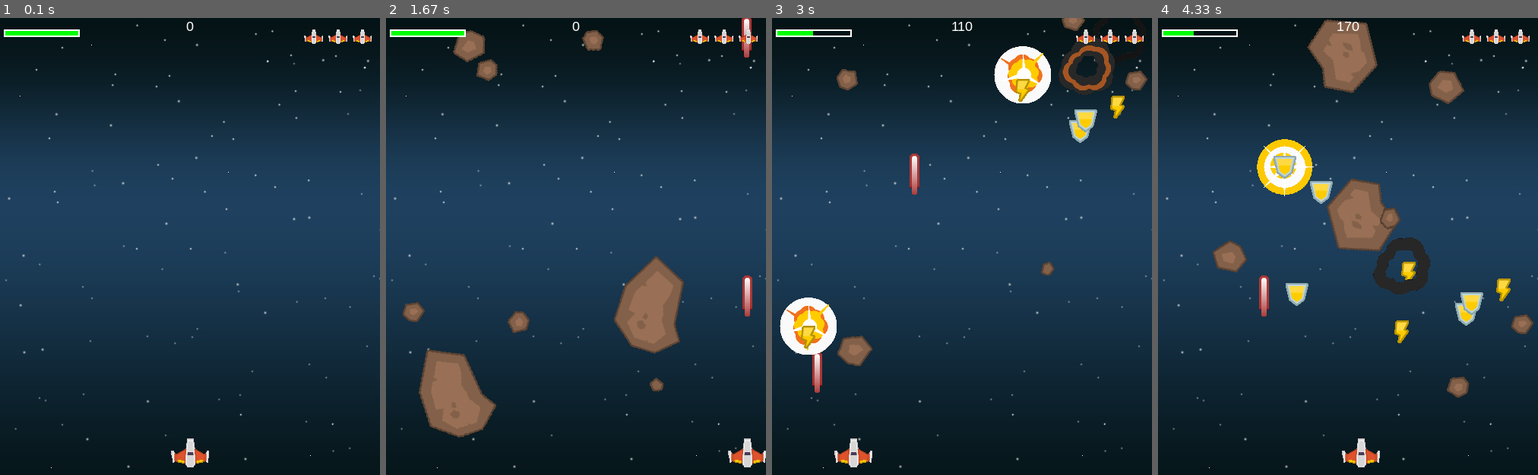
Above: before the commit, frames 1-4 (left to right).
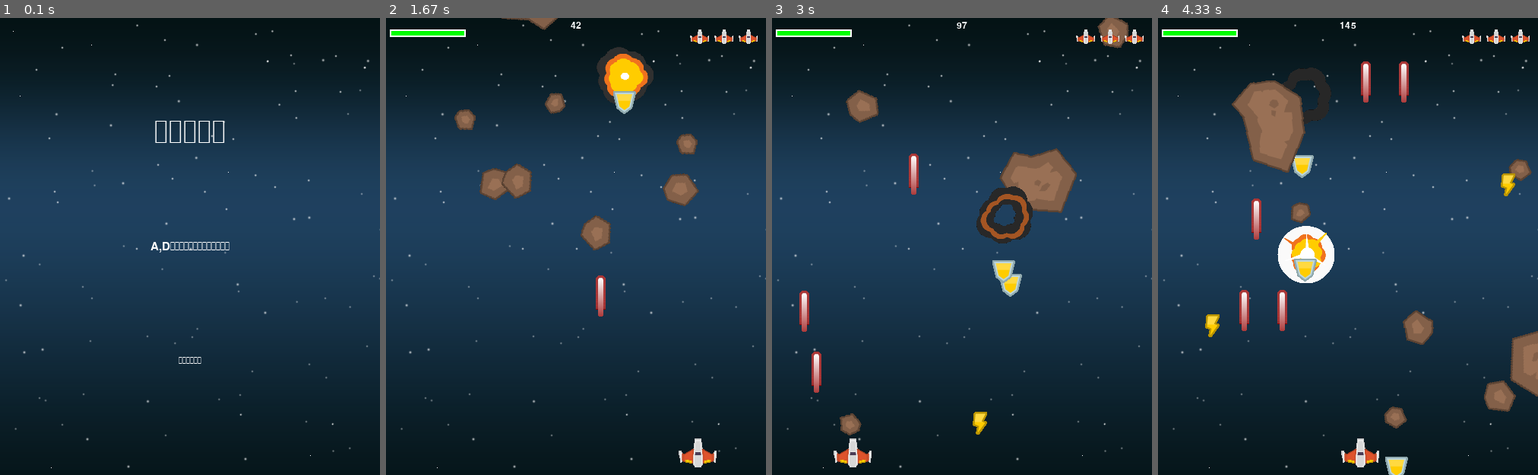
Above: after the commit, the same moments.

Repository: gvuyo/pygame1
Game: pygame game, started from main.py
Two runs of this game, one before a commit and one after it. Both use one fixed random seed, a clock stepped at 60 frames per second and the inputs below.
Inputs:
- Up to frame 1 (0.1 s): no input
- Up to frame 2 (1.67 s): hold D 0.33-0.8 s; tap Space at 0.83, 1.4 s; hold D from 1.33 s (still down)
- Up to frame 3 (3 s): tap Space at 1.7, 1.9, 2.2, 2.47, 2.77, 2.9 s; release D at 1.8 s; hold A 1.83-2.37 s; hold A 2.4-2.8 s; hold D from 2.83 s (still down)
- Up to frame 4 (4.33 s): tap Space at 3.2, 3.57, 3.87, 4.07 s; release D at 3.47 s; hold A 3.5-3.97 s; hold D from 4 s (still down)

The runs differ from the first frame. In frame 1, 1.4% of the frame differs, in the area x 1-98%, y 0-99%; in frame 2, 12%; in frame 3, 11%; in frame 4, 17%, in the area x 9-100%, y 0-100%.

Commit message:
遊戲初始畫面

Diff:
--- a/main.py
+++ b/main.py
@@ -24,6 +24,7 @@
 player_img = pygame.image.load(os.path.join("img","player.png")).convert()
 player_mini_img = pygame.transform.scale(player_img, (25,19))
 player_mini_img.set_colorkey(BLACK)
+pygame.display.set_icon(player_mini_img)
 #rock_img = pygame.image.load(os.path.join("img","rock.png")).convert()
 bullet_img = pygame.image.load(os.path.join("img","bullet.png")).convert()
 rock_imgs = []
@@ -57,7 +58,7 @@
 pygame.mixer.music.load(os.path.join("sound", "background.ogg"))
 pygame.mixer.music.set_volume(0.4)
 
-font_name = pygame.font.match_font('arial')
+font_name = os.path.join("font.ttf")
 
 def draw_text(surf, text, size, x, y):
     font = pygame.font.Font(font_name, size)
@@ -86,6 +87,22 @@
         img_rect.x = x + 32 * i
         img_rect.y = y
         surf.blit(img, img_rect)
+def draw_inti():
+    screen.blit(background_img, (0,0))
+    draw_text(screen, '太空生存戰', 64, WIDTH/2, HEIGHT/4)
+    draw_text(screen, 'A,D鍵移動飛船，空白鍵發射子彈', 22, WIDTH/2, HEIGHT/2)
+    draw_text(screen, '按任意鍵開始', 18, WIDTH/2, HEIGHT*3/4)
+    pygame.display.update()
+    waiting = True
+    while waiting:
+        clock.tick(FPS)
+        for event in pygame.event.get():
+            if event.type == pygame.QUIT:
+                pygame.quit()
+                return True
+            elif event.type == pygame.KEYUP:
+                waiting = False
+                return False
 class Player(pygame.sprite.Sprite):
     def __init__(self):
         pygame.sprite.Sprite.__init__(self)
@@ -236,8 +253,24 @@
 pygame.mixer.music.play(-1)
 
 # 遊戲迴圈
+show_inti = True
 running = True
 while running:
+    if show_inti:
+        close = draw_inti()
+        if close:
+            break
+        show_inti = False
+        all_sprites = pygame.sprite.Group()
+        rocks = pygame.sprite.Group()
+        bullets = pygame.sprite.Group()
+        powers = pygame.sprite.Group()
+        player = Player()
+        all_sprites.add(player)
+        for i in range(8):
+            now_rock()
+        score = 0
+        pygame.mixer.music.play(-1)
     clock.tick(FPS)
     # 取得輸入
     for event in pygame.event.get():
@@ -286,8 +319,7 @@
             player.gunup()
             gun_sound.play()
     if player.lives == 0 and not(death_expl.alive()):
-        running = False
-
+        show_inti = True
     # 畫面顯示
     screen.fill(BLACK)
     screen.blit(background_img, (0,0))
Binary file added: player.ico
Not shown, added: font.ttf
